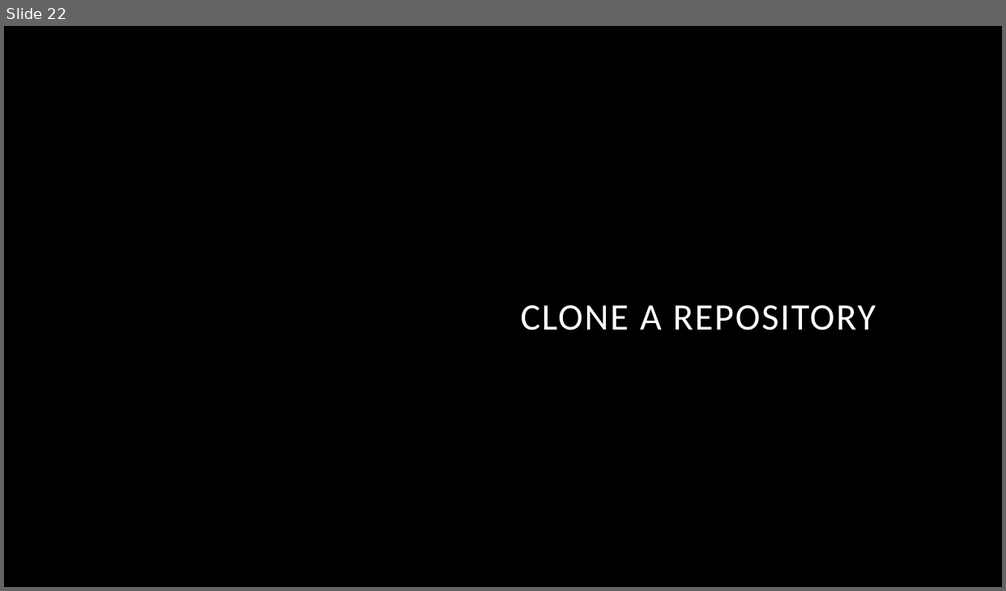
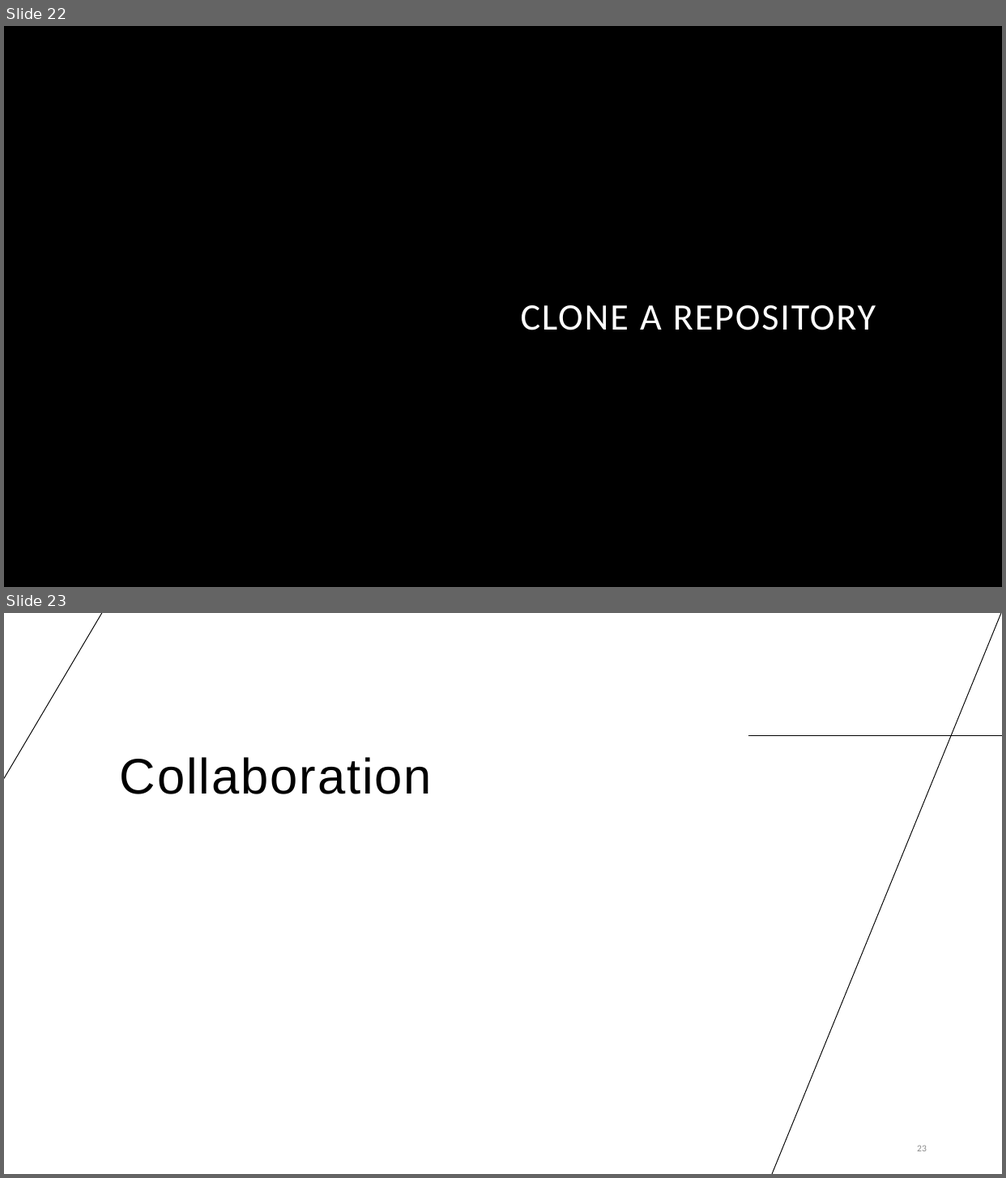
Before and after one commit to cassandra-hui/GitHub-Workshop, a slide deck: Day_1.pptx. Shown one above the other, each under a label of ours: slide 22 before the commit, slides 22 and 23 after it. The pictures are 1006x591 and 1006x1178 pixels, drawn with LibreOffice and Linux fonts; fonts in the diff are those of the drawing; background and template pictures are left out. Boxes give left, top, right and bottom in pixels: in the first picture for what was removed or moved away, otherwise in the second. Text is boxed around its words. In the diff, an @@ line names an element or a change of style, - is before the commit and + after.

```diff
--- a/Day_1.pptx
+++ b/Day_1.pptx
@@ slide 23 added at bbox=[4, 613, 1002, 1174], background #FFFFFF @@
@@ line added from (4, 778) to (103, 613), #000000 0.75 pt @@
@@ line added from (1002, 613) to (772, 1174), #000000 0.75 pt @@
@@ title added at bbox=[120, 757, 432, 794], 48 pt, text #000000 @@
+Collaboration
@@ line added from (749, 736) to (1002, 736), #000000 0.75 pt @@
@@ page number added at bbox=[917, 1145, 927, 1152], 9 pt, text #8B8B8B @@
+23
```
Also in this commit, not shown: 8 slides changed, 15 other slides added, 1 other file.
